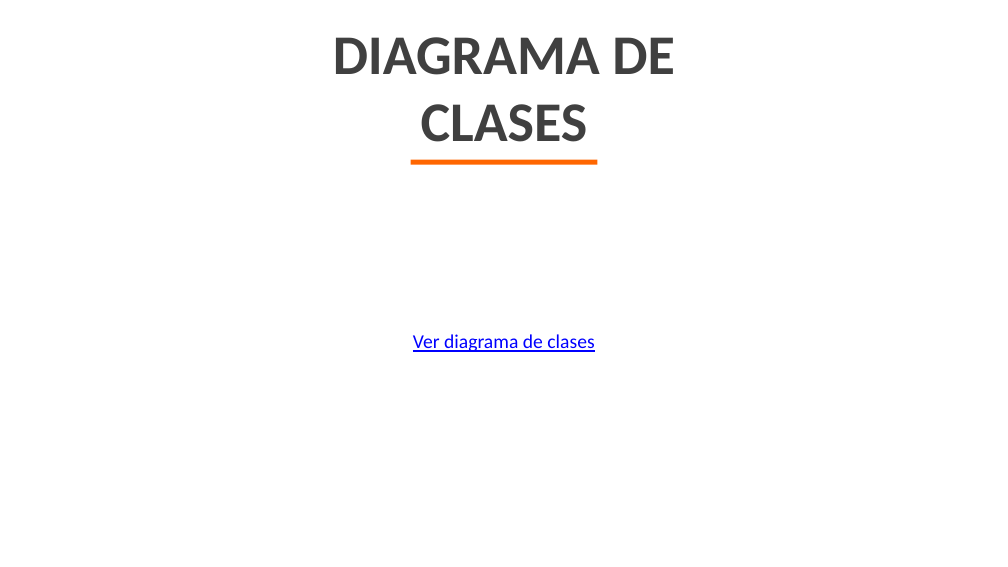
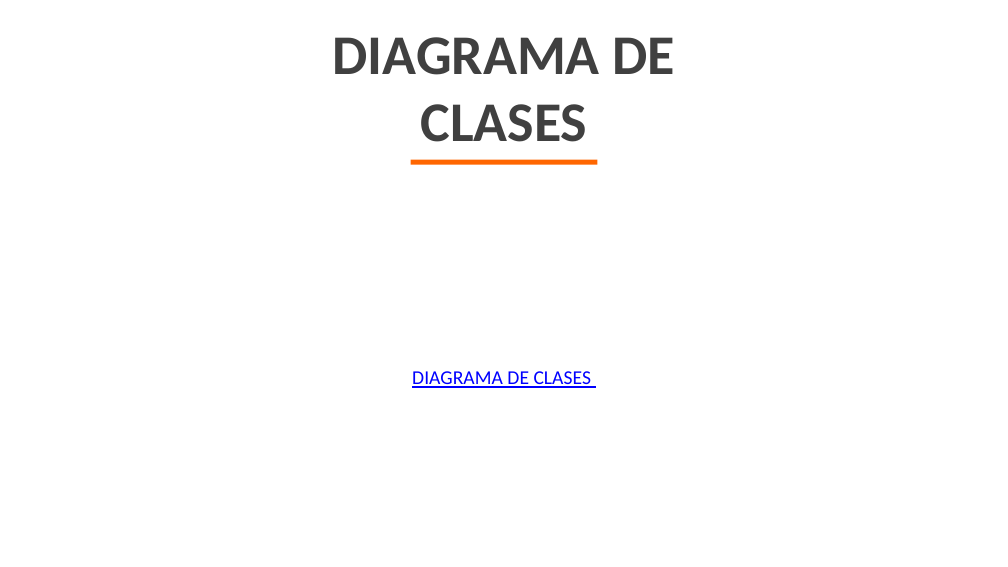
Before and after one commit to TatanDesign/Jinro-online-Shopping, a slide deck: slide 28 of Tercer Trimestre/JINRO ONLINE SHOPING.pptx. Drawn at 1008x567 pixels with LibreOffice and Linux fonts; fonts in the diff are those of the drawing; background and template pictures are left out. Boxes give left, top, right and bottom in pixels: in the first picture for what was removed or moved away, otherwise in the second. Text is boxed around its words. In the diff, an @@ line names an element or a change of style, - is before the commit and + after.

```diff
--- a/Tercer Trimestre/JINRO ONLINE SHOPING.pptx
+++ b/Tercer Trimestre/JINRO ONLINE SHOPING.pptx
@@ text at box(412, 371, 591, 388): text changed @@
-Ver diagrama de clases
+DIAGRAMA DE CLASES
```
Also in this commit, not shown: 7 other slides changed, 5 slides added, 40 other files.
